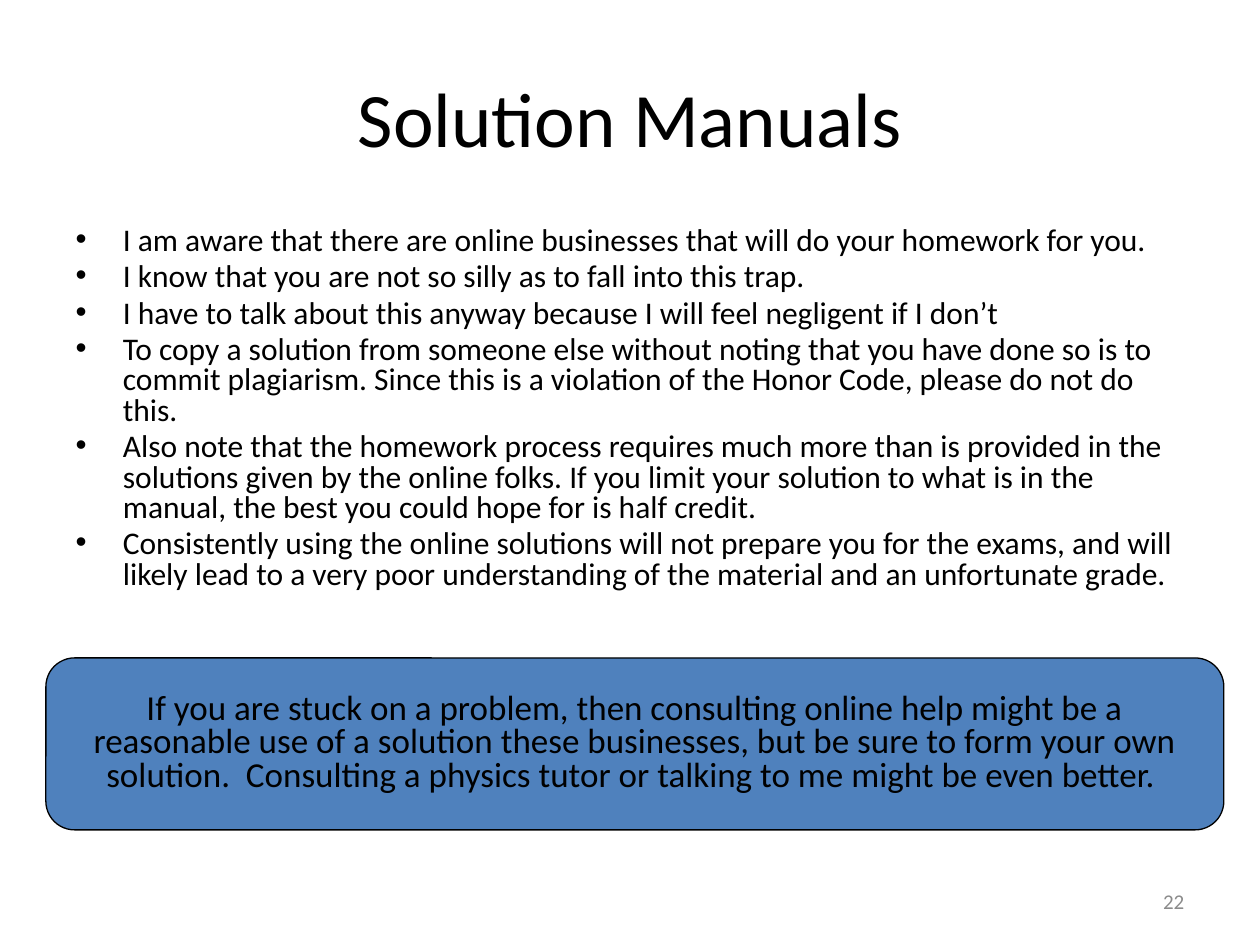
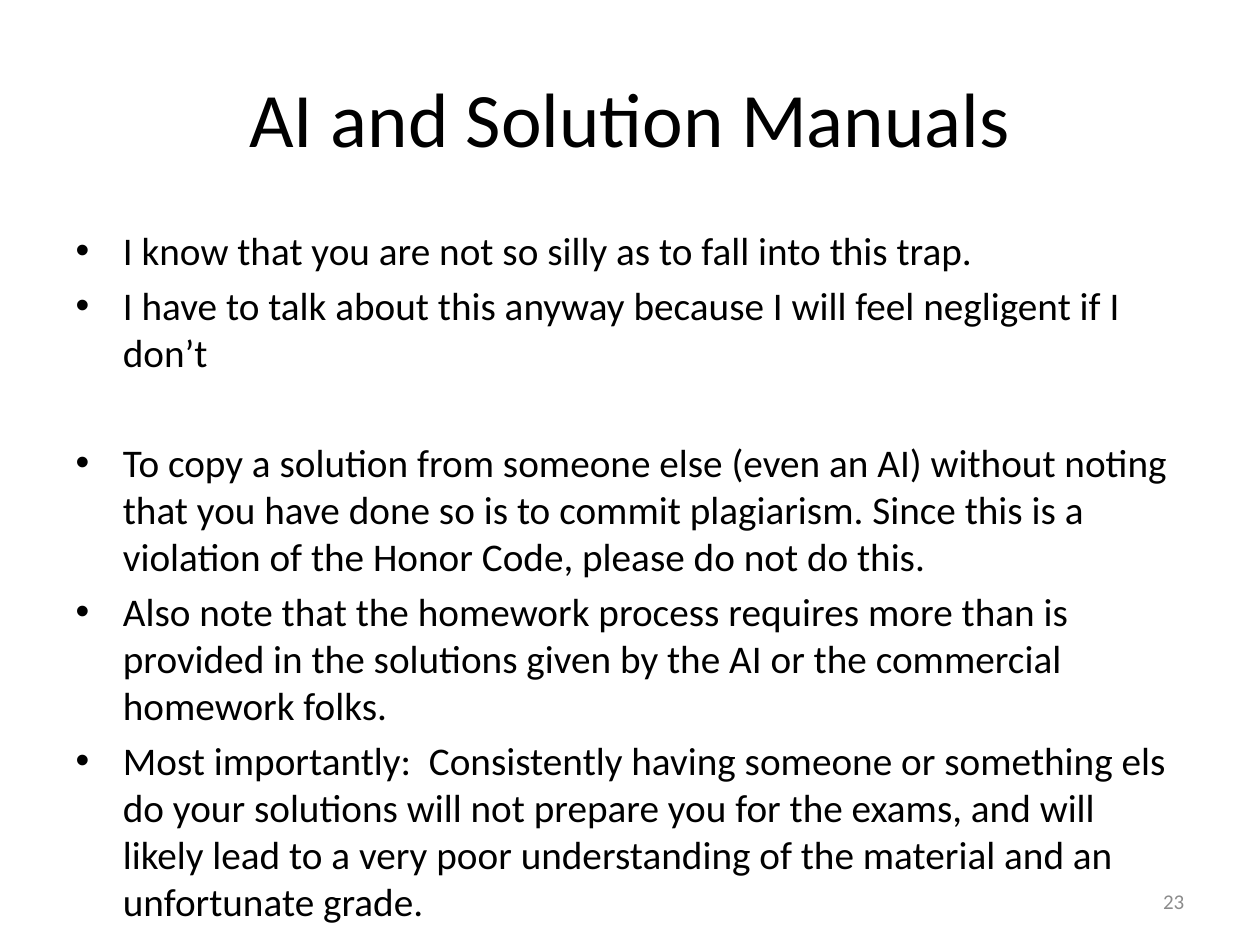
Before and after one commit to rtlines/PH223-Engineering-Physics, a slide deck: slide 23 of Slides/PH223_Lecture_01.pptx (slide 22 before the commit). Drawn at 1260x945 pixels with LibreOffice and Linux fonts; fonts in the diff are those of the drawing. Boxes give left, top, right and bottom in pixels: in the first picture for what was removed or moved away, otherwise in the second. Text is boxed around its words. In the diff, an @@ line names an element or a change of style, - is before the commit and + after.

```diff
--- a/Slides/PH223_Lecture_01.pptx
+++ b/Slides/PH223_Lecture_01.pptx
@@ title at (249,93,1009,148): text changed @@
-Solution Manuals
+AI and Solution Manuals
@@ text at (123,229,1145,256): paragraph removed @@
-• I am aware that there are online businesses that will do your homework for you.
@@ text at (123,237,1120,368): size 18 to 22.4 pt in "I know that you are not so ...", "I have to talk about this anyway ..."; line spacing 0.8 to 1 @@
@@ text at (123,448,1166,923): text changed; size 18 to 22.4 pt @@
-• To copy a solution from someone else without noting that you have done so is to commit plagiarism. Since this is a violation of the Honor Code, please do not do this.
-• Also note that the homework process requires much more than is provided in the solutions given by the online folks. If you limit your solution to what is in the manual, the best you could hope for is half credit.
-• Consistently using the online solutions will not prepare you for the exams, and will likely lead to a very poor understanding of the material and an unfortunate grade.
+• To copy a solution from someone else (even an AI) without noting that you have done so is to commit plagiarism. Since this is a violation of the Honor Code, please do not do this.
+• Also note that the homework process requires more than is provided in the solutions given by the AI or the commercial homework folks.
+• Most importantly: Consistently having someone or something els do your solutions will not prepare you for the exams, and will likely lead to a very poor understanding of the material and an unfortunate grade.
@@ rounded rectangle removed at (45,658,1223,829) @@
-If you are stuck on a problem, then consulting online help might be a reasonable use of a solution these businesses, but be sure to form your own solution. Consulting a physics tutor or talking to me might be even better.
@@ page number at (1163,895,1184,909): text changed @@
-22
+23
```
Also in this commit, not shown: 6 other slides changed, 2 slides added, 10 other files.
